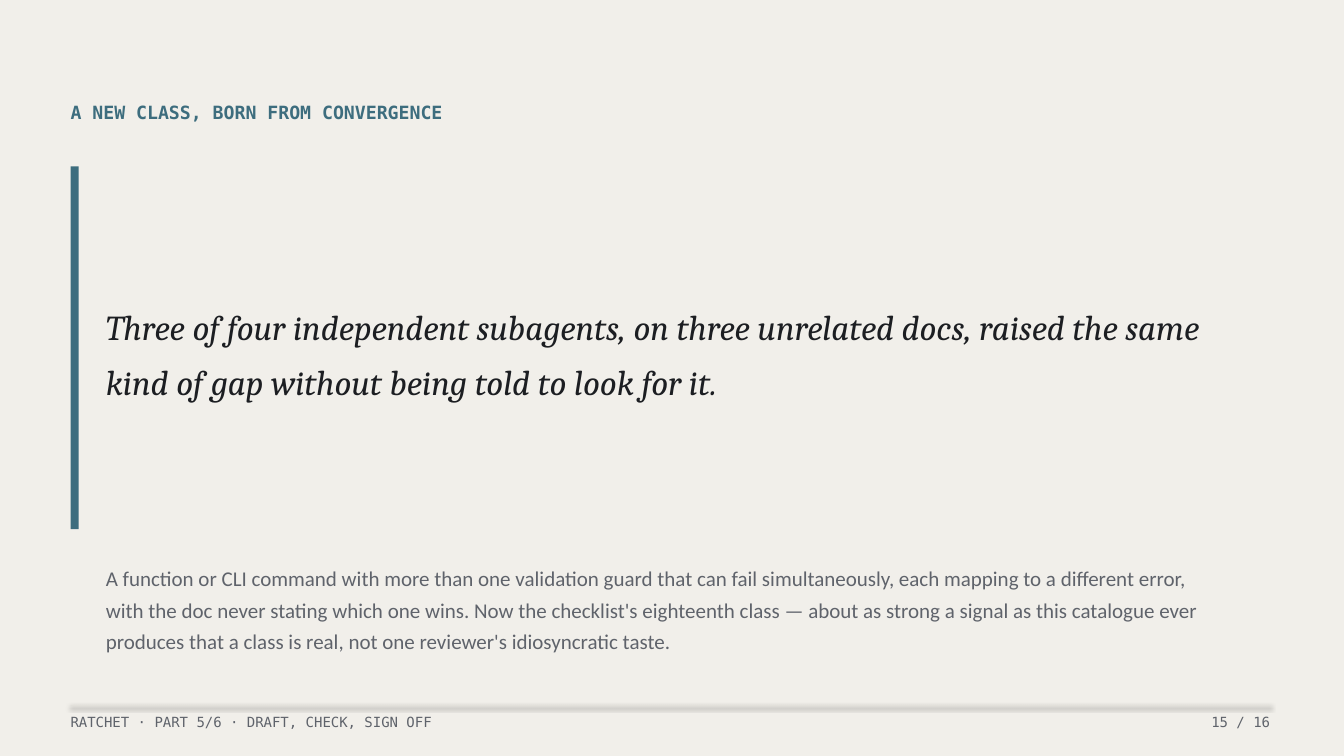
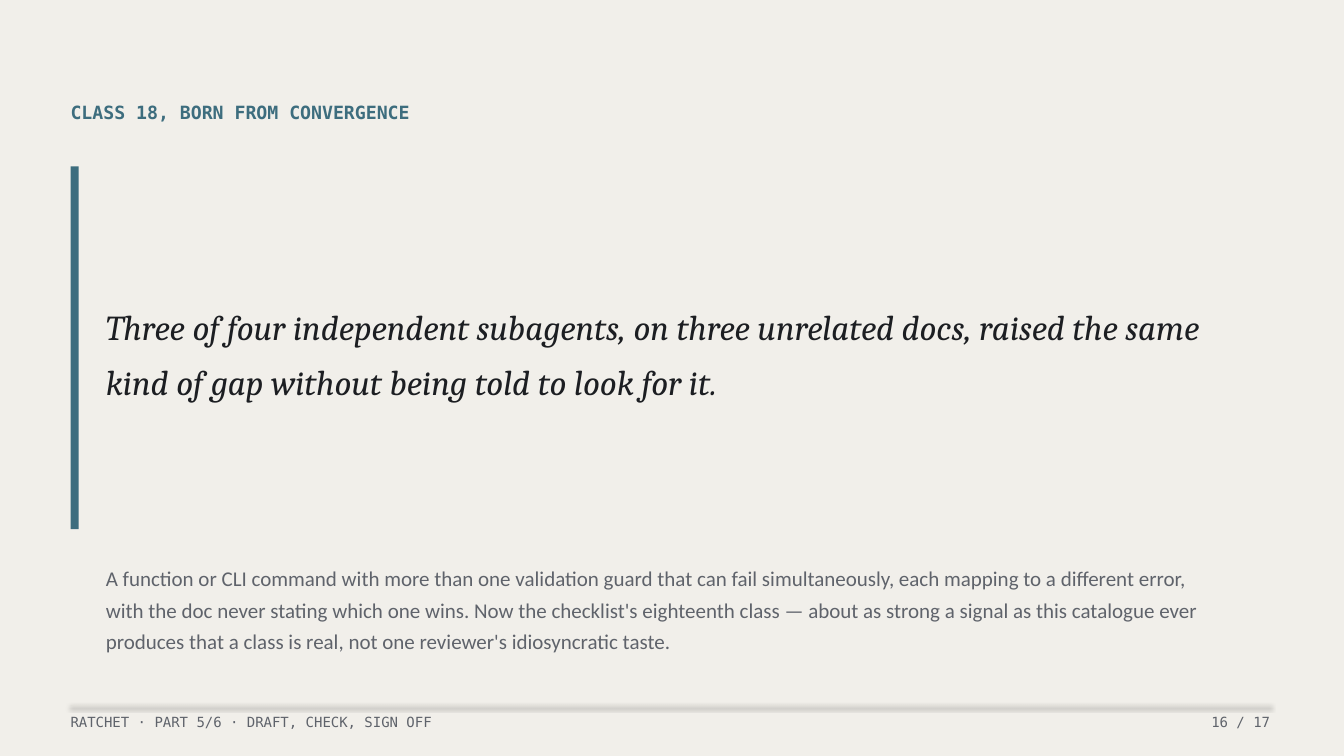
Before and after one commit to lehmann314159/ratchet, a slide deck: slide 16 of writing/decks/05-draft-check-sign-off.pptx (slide 15 before the commit). Drawn at 1344x756 pixels with LibreOffice and Linux fonts; fonts in the diff are those of the drawing. Boxes give left, top, right and bottom in pixels: in the first picture for what was removed or moved away, otherwise in the second. Text is boxed around its words. In the diff, an @@ line names an element or a change of style, - is before the commit and + after.

```diff
--- a/writing/decks/05-draft-check-sign-off.pptx
+++ b/writing/decks/05-draft-check-sign-off.pptx
@@ text at bbox=[71, 105, 409, 122]: text changed @@
-A NEW CLASS, BORN FROM CONVERGENCE
+CLASS 18, BORN FROM CONVERGENCE
@@ text at bbox=[1211, 716, 1270, 727]: text changed @@
-15 / 16
+16 / 17
```
Also in this commit, not shown: 13 other slides changed, 1 slide added, 1 other file.
